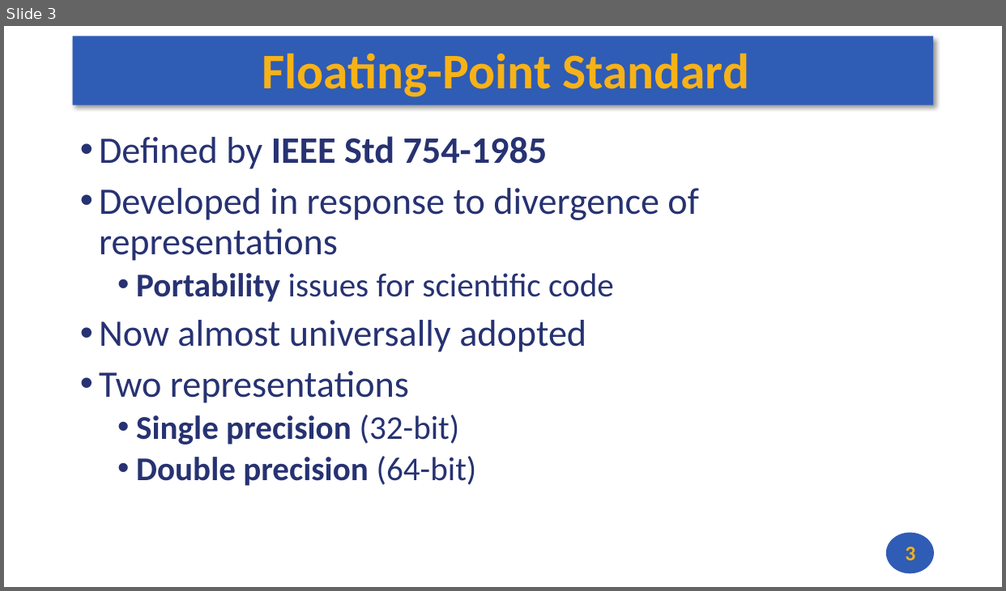
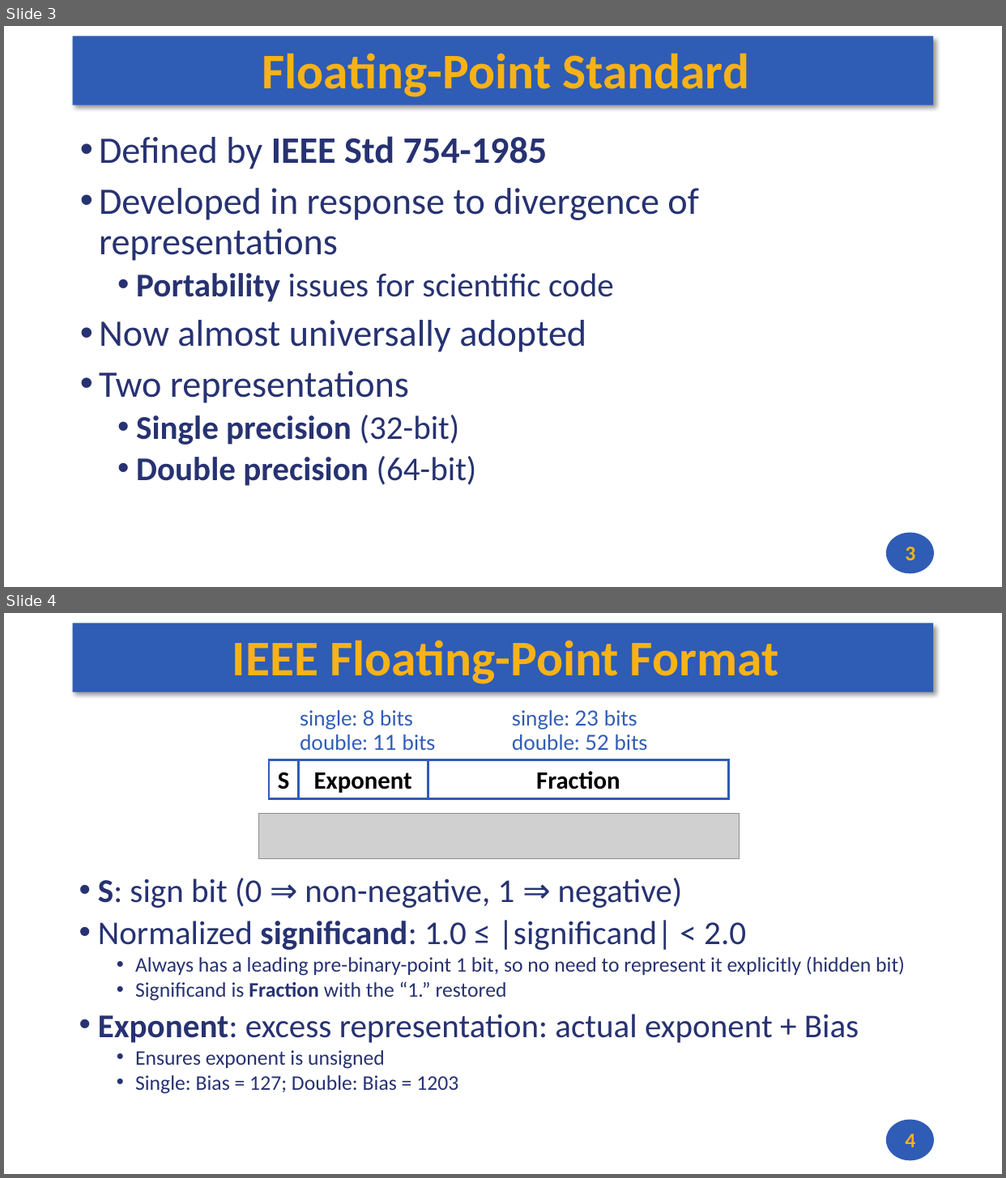
Before and after one commit to andrewt0301/hse-acos-course, a slide deck: docs/part1ca/09_FP/CA_Lecture_09.pptx. Shown one above the other, each under a label of ours: slide 3 before the commit, slides 3 and 4 after it. The pictures are 1006x591 and 1006x1178 pixels, drawn with LibreOffice and Linux fonts; fonts in the diff are those of the drawing; grey boxes stand for pictures. Boxes give left, top, right and bottom in pixels: in the first picture for what was removed or moved away, otherwise in the second. Text is boxed around its words. In the diff, an @@ line names an element or a change of style, - is before the commit and + after.

```diff
--- a/docs/part1ca/09_FP/CA_Lecture_09.pptx
+++ b/docs/part1ca/09_FP/CA_Lecture_09.pptx
@@ slide 4 added at (4, 613, 1002, 1174), background #FFFFFF; not listed: 2 template elements that a slide beside it also shows @@
@@ title added at (232, 640, 779, 684), 48 pt, text #F7B217, bold @@
+IEEE Floating-Point Format
@@ text added at (300, 710, 436, 750), 20 pt, text #2F5CB5 @@
+single: 8 bits
+double: 11 bits
@@ text added at (512, 710, 648, 750), 20 pt, text #2F5CB5 @@
+single: 23 bits
+double: 52 bits
@@ rectangle added at (269, 760, 298, 798), outline #2F5CB5 2 pt, 24 pt, text #000000, bold @@
+S
@@ rectangle added at (298, 760, 428, 798), outline #2F5CB5 2 pt, 24 pt, text #000000, bold @@
+Exponent
@@ rectangle added at (428, 760, 730, 798), outline #2F5CB5 2 pt, 24 pt, text #000000, bold @@
+Fraction
@@ picture added at (259, 814, 740, 858) @@
@@ text added at (98, 878, 905, 1094), 20 pt, text #273272 @@
+• S: sign bit (0 ⇒ non-negative, 1 ⇒ negative)
+• Normalized significand: 1.0 ≤ |significand| < 2.0
+  • Always has a leading pre-binary-point 1 bit, so no need to represent it explicitly (hidden bit)
+  • Significand is Fraction with the “1.” restored
+• Exponent: excess representation: actual exponent + Bias
+  • Ensures exponent is unsigned
+  • Single: Bias = 127; Double: Bias = 1203
@@ page number added at (905, 1134, 915, 1148), 20 pt, text #F7B217, bold @@
+4
```
Also in this commit, not shown: 2 slides changed, 5 other slides added, 2 other files.
